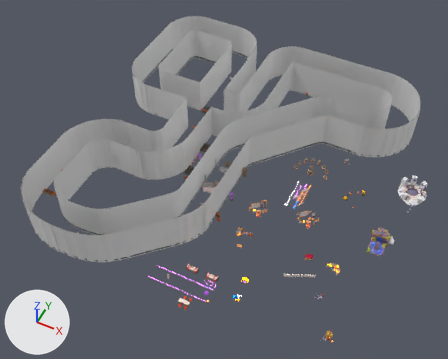
The glTF model static/areas/areas.glb: old version first, new version second.
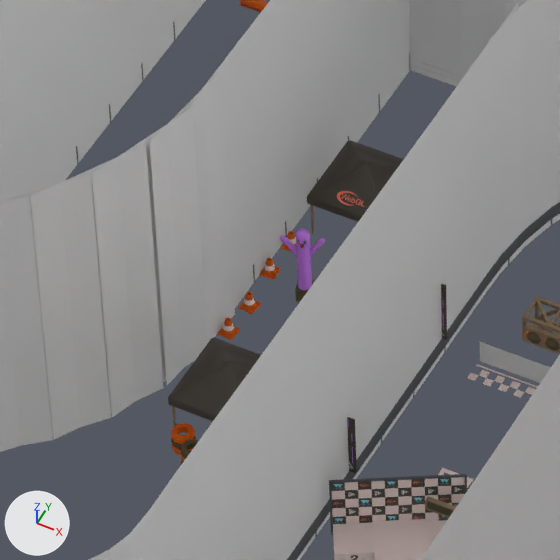
The first picture shows the older version from a 50 mm camera at (82.0, -191.0, 231.0) aimed at (-10.0, -7.0, 2.0). The close-ups show the older and then the newer version on the part from 37% to 51% of the width and 35% to 53% of the height of that picture. Only the edits that show in the close-ups are written down. The axes (+X, +Y, +Z) are drawn at lower left. The lights are the same throughout. Where no turn or scale is listed for an object, it has been applied to the vertices. Vertices at exactly the same position are counted once.

Objects in the first close-up: 'Cube.088', 'Cylinder.022', 'Cylinder.039', 'refAirDancers.001', 'refCheckpoints.000', 'refObjectsPhysicalDynamic.014', 'refObjectsPhysicalDynamic.015', 'refObjectsPhysicalDynamic.016', 'refObjectsPhysicalDynamic.017', 'refPodiumPhysicalFixed.008', 'refRailsPhysicalFixed', 'trimesh' and 4 more.
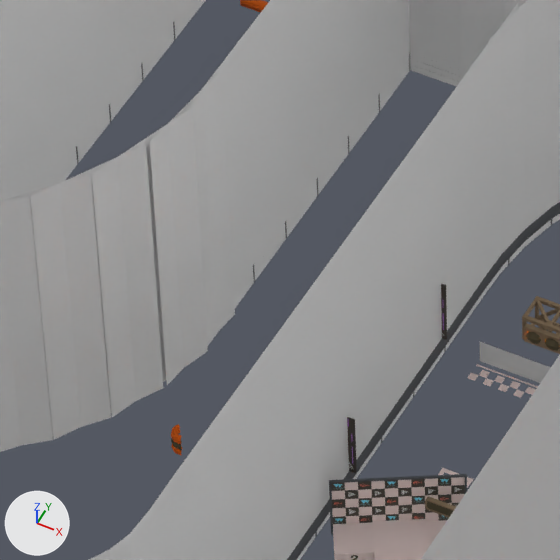
Changed parts and their boxes [x1, y1, x2, y2] in the close-ups (560 x 560 px):
'Cylinder.022', deleted: before [307, 140, 404, 222]
'Cylinder.039', deleted: before [168, 338, 261, 421]
'Cube.088', reshaped: before [171, 205, 560, 488]; after [171, 296, 560, 488]
'refAirDancers.001', deleted (purple): before [280, 228, 325, 290]
'refObjectsPhysicalDynamic.014', deleted: before [217, 317, 240, 340]
'refObjectsPhysicalDynamic.017', deleted: before [238, 292, 261, 314]
'refObjectsPhysicalDynamic.016', deleted: before [259, 257, 281, 280]
'refObjectsPhysicalDynamic.015', deleted: before [281, 231, 296, 252]
part 1 of me_cube_217, deleted (mostly hidden): before [172, 205, 314, 464]
part 2 of me_cube_217, deleted: before [177, 423, 196, 451]

The change in detail:
me_cube_217 is used by ob_cube_088; location (-1.73, -15.73, 1.0).
me_cube_217 had 2458 vertices, 2990 faces and spanned x -28.2..0.8, y -14.5..26.1, z -1.1..6.1.
me_cube_217 now has 1987 vertices, 2339 faces and spans x -27.4..0.8, y -14.5..18.2, z -1.1..6.1.
me_cube_217 part 1: 14 loose pieces with 313 vertices, spanning x -28.2..0.5, y -0.5..26.1, z -1.0..1.8, are deleted.
Part 2, on me_cube_217:
158 vertices are removed from x -26.9..-24.9, y 0.0..3.2, z -1.0..0.4.
269 faces are deleted.
Object 'Cylinder.022' (ob_cylinder_022) is deleted.
Object 'Cylinder.039' (ob_cylinder_039) is deleted.
Object 'refAirDancers.001' (ob_refairdancers_001) is deleted.
Object 'refObjectsPhysicalDynamic.014' (ob_refobjectsphysicaldynamic_014) is deleted.
In object 'cuboid.168' (ob_cuboid_168), parent is no longer ob_refobjectsphysicaldynamic_014.
In object 'cuboid.169' (ob_cuboid_169), parent is no longer ob_refobjectsphysicaldynamic_014.
Object 'refObjectsPhysicalDynamic.015' (ob_refobjectsphysicaldynamic_015) is deleted.
In object 'cuboid.166' (ob_cuboid_166), parent is no longer ob_refobjectsphysicaldynamic_015.
In object 'cuboid.167' (ob_cuboid_167), parent is no longer ob_refobjectsphysicaldynamic_015.
Object 'refObjectsPhysicalDynamic.016' (ob_refobjectsphysicaldynamic_016) is deleted.
In object 'cuboid.164' (ob_cuboid_164), parent is no longer ob_refobjectsphysicaldynamic_016.
In object 'cuboid.165' (ob_cuboid_165), parent is no longer ob_refobjectsphysicaldynamic_016.
Object 'refObjectsPhysicalDynamic.017' (ob_refobjectsphysicaldynamic_017) is deleted.
In object 'cuboid.162' (ob_cuboid_162), parent is no longer ob_refobjectsphysicaldynamic_017.
In object 'cuboid.163' (ob_cuboid_163), parent is no longer ob_refobjectsphysicaldynamic_017.
